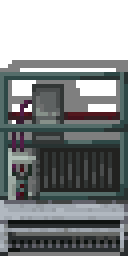
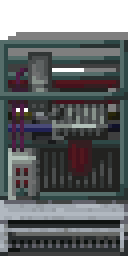
Layers edited between the first and the second 128x256 image:
added layer "Pasted Layer #2" above "Pasted Layer #1" over 0, 32, 128, 256
added layer "Pasted Layer #1" above "3dpr" over 0, 72, 128, 200
